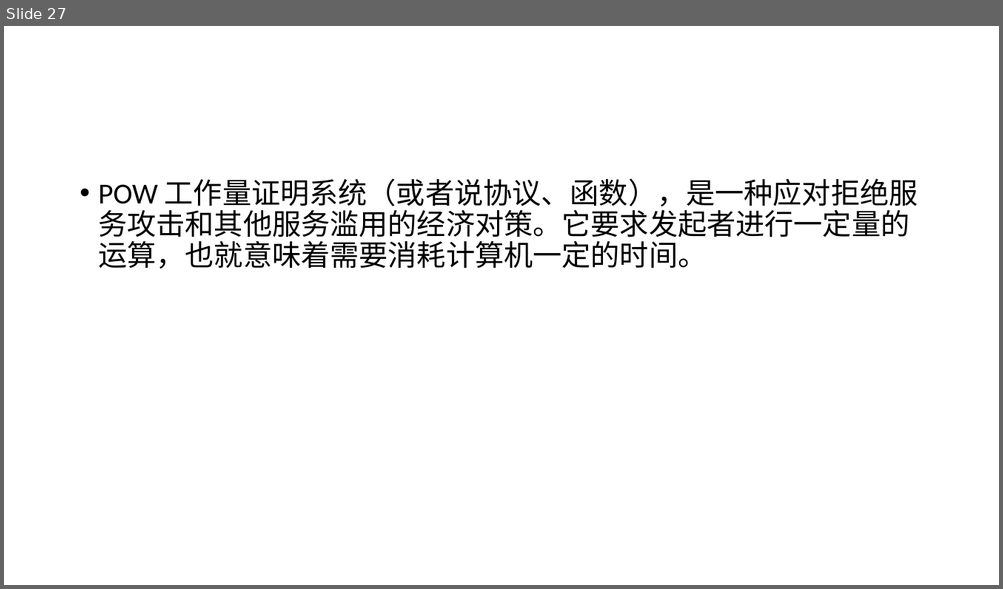
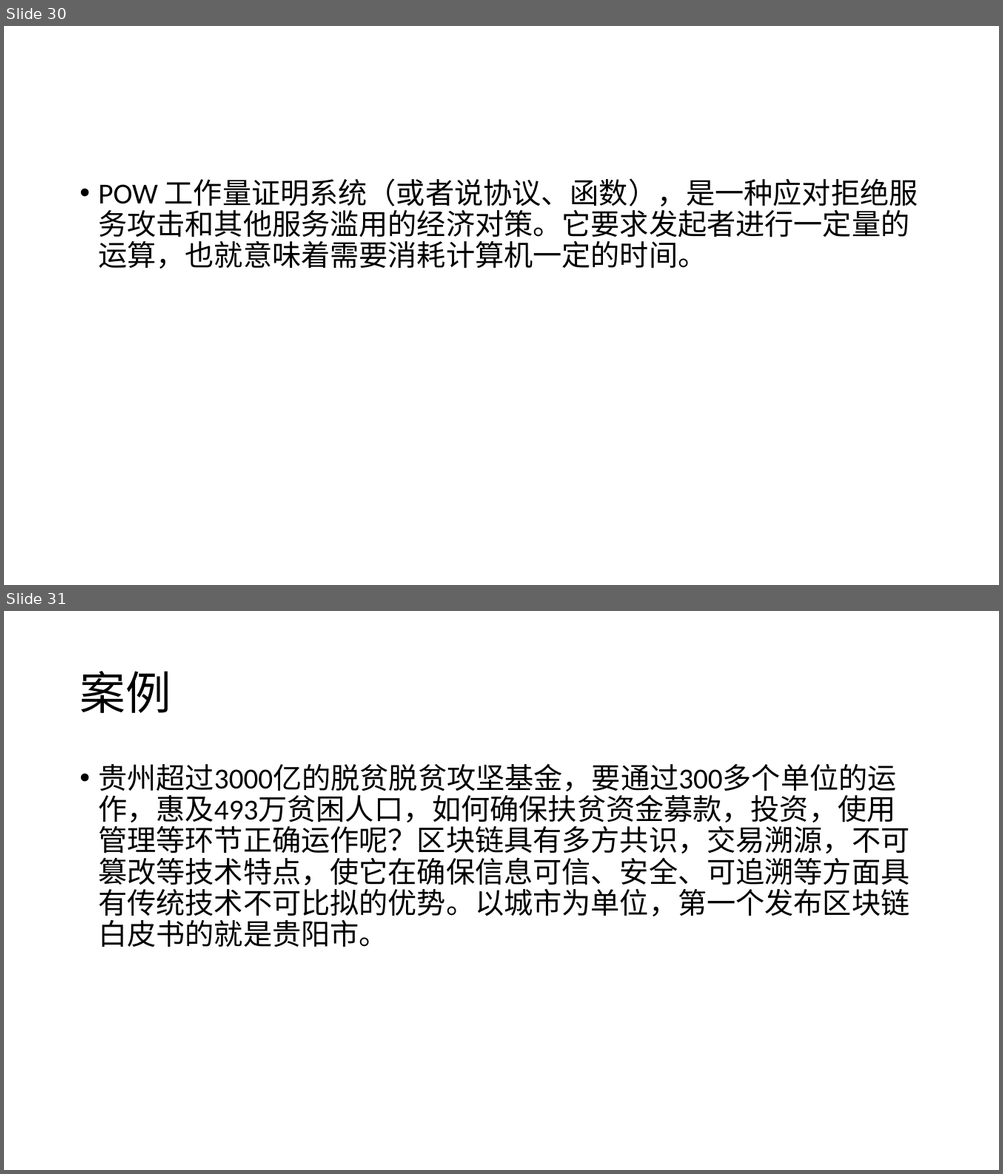
Before and after one commit to db1600800/fabric, a slide deck: 区块链基础概念.ppt. Shown one above the other, each under a label of ours: slide 27 before the commit, slides 30 and 31 after it. The pictures are 1003x589 and 1003x1174 pixels, drawn with LibreOffice and Linux fonts; fonts in the diff are those of the drawing. Boxes give left, top, right and bottom in pixels: in the first picture for what was removed or moved away, otherwise in the second. Text is boxed around its words. In the diff, an @@ line names an element or a change of style, - is before the commit and + after.

```diff
--- a/区块链基础概念.ppt
+++ b/区块链基础概念.ppt
@@ slide 31 added at bbox=[4, 611, 999, 1170], background #FFFFFF @@
@@ title added at bbox=[79, 671, 170, 713], 44 pt, text #000000 @@
+案例
@@ text added at bbox=[98, 764, 909, 947], 28 pt, text #000000 @@
+• 贵州超过3000亿的脱贫脱贫攻坚基金，要通过300多个单位的运作，惠及493万贫困人口，如何确保扶贫资金募款，投资，使用管理等环节正确运作呢？区块链具有多方共识，交易溯源，不可篡改等技术特点，使它在确保信息可信、安全、可追溯等方面具有传统技术不可比拟的优势。以城市为单位，第一个发布区块链白皮书的就是贵阳市。
@@ what was slide 27 is now slide 30 @@
```
Also in this commit, not shown: 1 slide changed, 3 other slides added, 4 other files.
